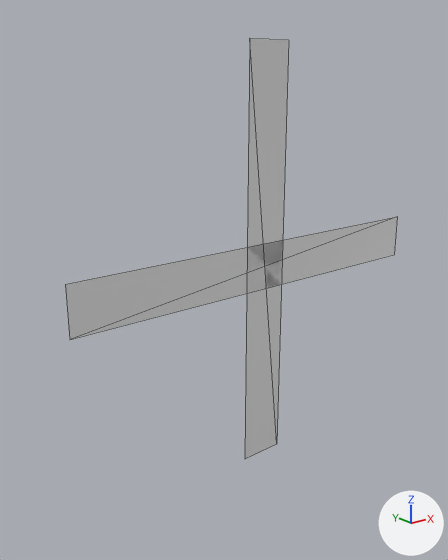
Two versions of the Blender file assets/icons.blend, one commit apart.
One viewpoint serves both versions: a 50 mm camera at (-0.956, -1.053, 0.393) aimed at (-0.077, 0.046, -0.046). The lights are fixed; the arrows at lower right show +X, +Y and +Z. The picture after the commit comes second. Mesh edges are drawn as thin lines.

The first picture shows '+'.
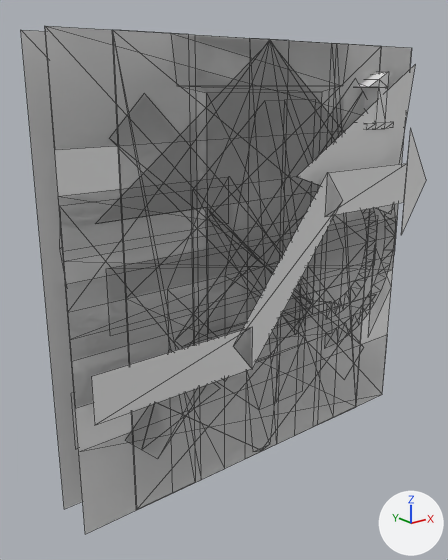
Commit message: more icons

Changed parts and their boxes [x1, y1, x2, y2] in the pictures (448 x 560 px):
'stop', shown
    after: [45, 26, 412, 534]
'shuffle', shown
    after: [58, 128, 426, 425]
'hamburger', shown
    after: [45, 26, 412, 533]
'bg', shown
    after: [21, 30, 83, 509]
'pin', shown
    after: [171, 33, 348, 447]
'next', shown
    after: [113, 34, 381, 510]
'volume', shown
    after: [62, 100, 395, 409]
'previous', shown
    after: [113, 30, 381, 508]
'x', shown
    after: [109, 93, 365, 456]
'reload', added
    after: [297, 65, 415, 214]
'home', shown
    after: [68, 40, 395, 492]
'pause', shown
    after: [113, 30, 381, 508]
'up_down_arrow', shown
    after: [97, 45, 374, 447]
'dash', shown
    after: [107, 218, 377, 335]
'pencil', added
    after: [160, 79, 365, 424]
'one', shown
    after: [357, 72, 394, 130]
'play_once', shown (mostly hidden)
    after: [71, 393, 78, 449]
'magnifying_glass', added (mostly hidden)
    after: [60, 224, 65, 276]
'+', unchanged, covered by the edit
    before: [65, 38, 397, 459]
    after: [65, 39, 397, 458]

Edits to the bpy script that builds the scene:
```text
Change me_plane_014:
    used by ob_up_down_arrow; location = (0.0, -0.013, -0.013); rotation_euler = (1.571, 0.0, 0.0), in degrees (90, 0, 0)
    remove me_plane_014.from_pydata(...)  # 12 vertices, 5 faces; spans x -0.207..0.207, y -0.496..0.496, z 0.0
    add me_plane_014.from_pydata(...)  # 12 vertices, 5 faces; spans x -0.432..0.432, y -0.496..0.496, z 0.0
    me_plane_014 part 1
    me_plane_014.vertices[0].co: (-0.082, -0.27, 0.0) -> (-0.172, -0.161, 0.0)
    me_plane_014.vertices[1].co: (0.082, -0.27, 0.0) -> (0.172, -0.161, 0.0)  # not seen -> pixel (312, 314)
    me_plane_014.vertices[2].co: (-0.082, 0.27, 0.0) -> (-0.172, 0.161, 0.0)  # not seen -> pixel (206, 207)
    me_plane_014.vertices[3].co: (0.082, 0.27, 0.0) -> (0.172, 0.161, 0.0)  # not seen -> pixel (318, 190)
    me_plane_014.vertices[4].co: (-0.207, -0.27, 0.0) -> (-0.432, -0.161, 0.0)
    me_plane_014.vertices[5].co: (0.207, -0.27, 0.0) -> (0.432, -0.161, 0.0)  # not seen -> pixel (376, 294)
    me_plane_014.vertices[6].co: (-0.207, 0.27, 0.0) -> (-0.432, 0.161, 0.0)  # not seen -> pixel (95, 223)
    me_plane_014.vertices[7].co: (0.207, 0.27, 0.0) -> (0.432, 0.161, 0.0)
Add me_plane_021:
    me_plane_021.from_pydata(...)  # 75 vertices, 34 faces; spans x -0.487..0.487, y -0.484..0.489, z -0.013..0.034
Add me_plane_019:
    me_plane_019.from_pydata([(-0.354, -0.354, 0.0), (-0.354, -0.354, 0.0), (0.283, 0.424, 0.0), (0.424, 0.283, 0.0), (-0.261, -0.121, 0.0), (-0.121, -0.261, 0.0), (-0.275, -0.135, 0.0), (-0.135, -0.275, 0.0)], [], [(4, 5, 3, 2), (0, 1, 7, 6)])
Add me_plane_015:
    me_plane_015.from_pydata(...)  # 68 vertices, 3 faces; spans x -0.5..0.5, y -0.501..0.496, z -0.013
Change ob_stop:
    remove ob_stop.hide_set(True)
Change ob_bg:
    remove ob_bg.hide_set(True)
Change ob_pause:
    remove ob_pause.hide_set(True)
Change ob_next:
    remove ob_next.hide_set(True)
Change ob_previous:
    remove ob_previous.hide_set(True)
Change ob_volume:
    remove ob_volume.hide_set(True)
Change ob_shuffle:
    remove ob_shuffle.hide_set(True)
Change ob_home:
    remove ob_home.hide_set(True)
Change ob_hamburger:
    remove ob_hamburger.hide_set(True)
Change ob_pin:
    remove ob_pin.hide_set(True)
Change ob_x:
    remove ob_x.hide_set(True)
Change ob_dash:
    remove ob_dash.hide_set(True)
Change ob_one:
    remove ob_one.hide_set(True)
    add _m = ob_one.modifiers.new('Triangulate', 'TRIANGULATE')
Change ob_play_once:
    remove ob_play_once.hide_set(True)
Change ob_up_down_arrow:
    remove ob_up_down_arrow.hide_set(True)
Change ob_loop:
    remove ob_loop.hide_set(True)
Add ob_reload:
    ob_reload = bpy.data.objects.new('reload', me_plane_021)
    ob_reload.location = (0.0, -0.013, -0.013)
    ob_reload.rotation_euler = (1.571, 0.0, 0.0)  # degrees (90, 0, 0)
    _m = ob_reload.modifiers.new('Triangulate', 'TRIANGULATE')
Add ob_pencil:
    ob_pencil = bpy.data.objects.new('pencil', me_plane_019)
    ob_pencil.location = (0.0, -0.013, -0.013)
    ob_pencil.rotation_euler = (1.571, 0.0, 0.0)  # degrees (90, 0, 0)
    _m = ob_pencil.modifiers.new('Triangulate', 'TRIANGULATE')
Add ob_magnifying_glass:
    ob_magnifying_glass = bpy.data.objects.new('magnifying_glass', me_plane_015)
    ob_magnifying_glass.location = (0.0, -0.013, -0.013)
    ob_magnifying_glass.rotation_euler = (1.571, 0.0, 0.0)  # degrees (90, 0, 0)
    _m = ob_magnifying_glass.modifiers.new('Triangulate', 'TRIANGULATE')
```
